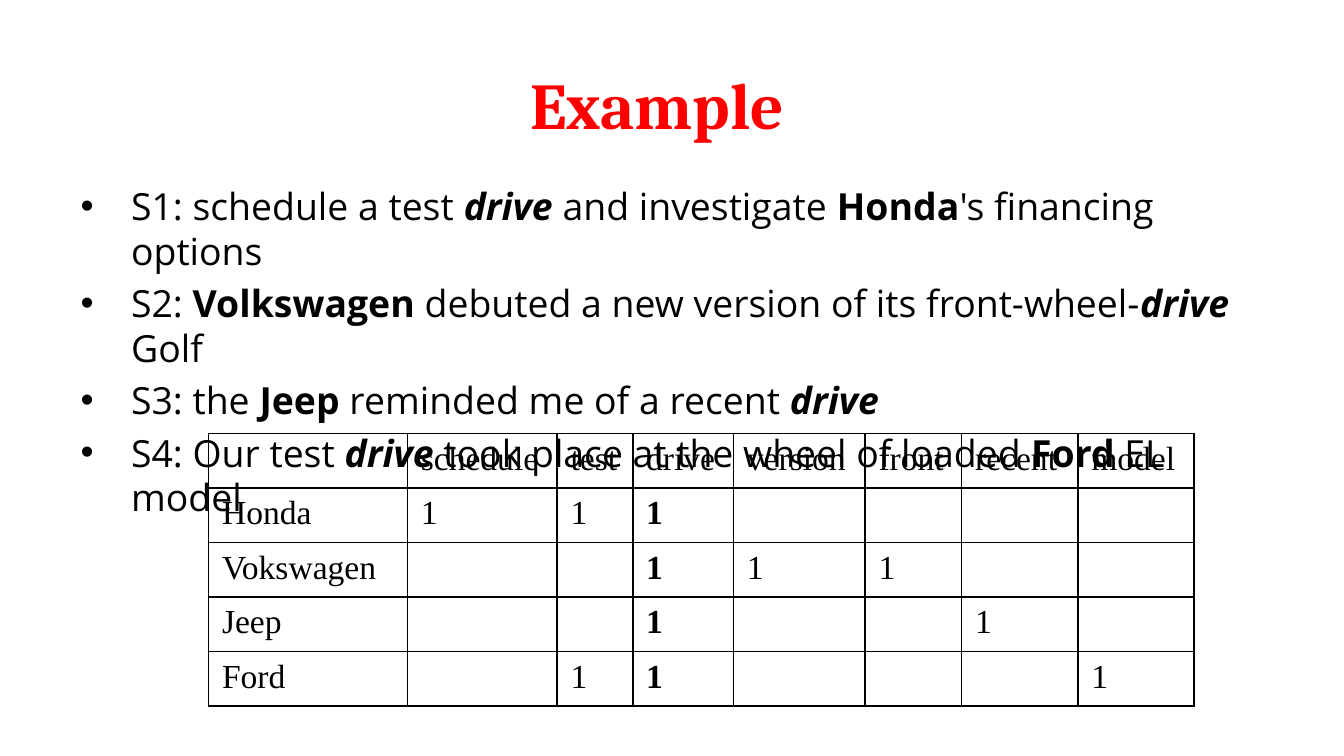
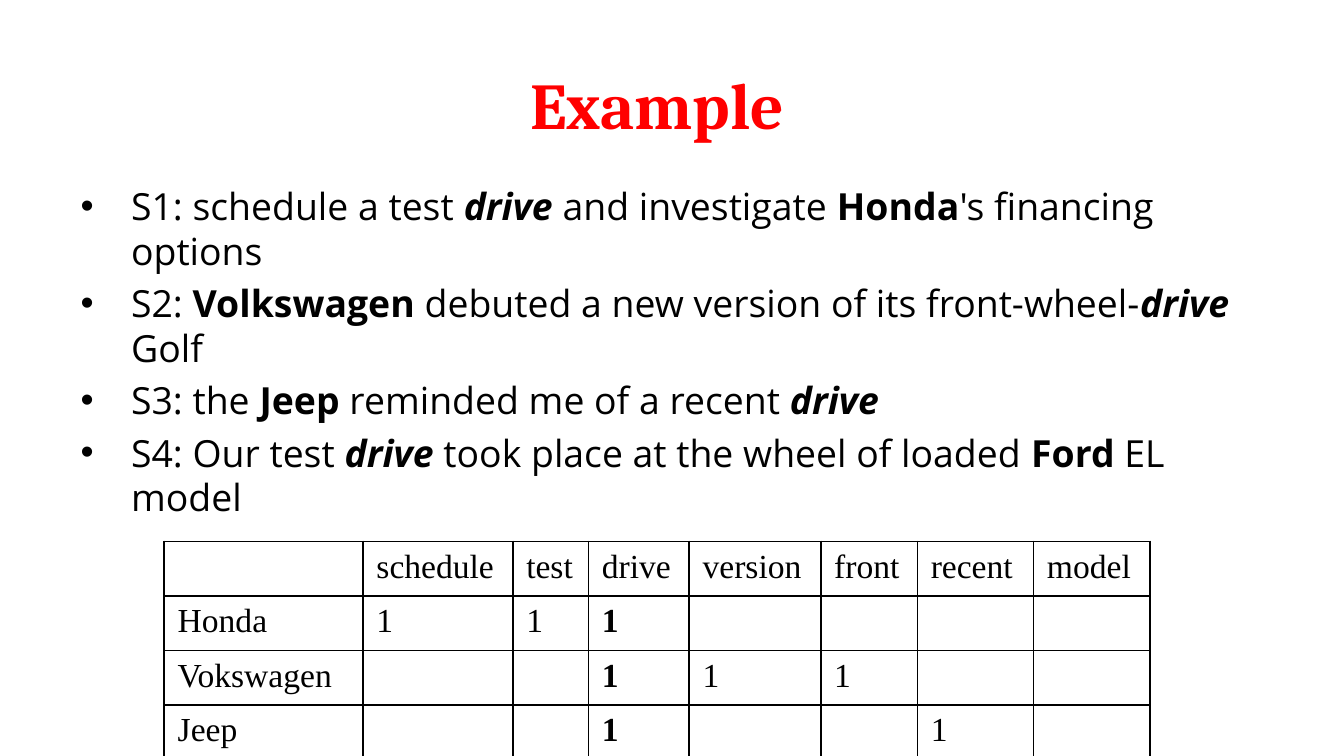
Before and after one commit to fanfeng2015/Natural-Language-Processing, a slide deck: slide 7 of Slides/Lecture 9-8.pptx. Drawn at 1344x756 pixels with LibreOffice and Linux fonts; fonts in the diff are those of the drawing. Boxes give left, top, right and bottom in pixels: in the first picture for what was removed or moved away, otherwise in the second. Text is boxed around its words. In the diff, an @@ line names an element or a change of style, - is before the commit and + after.

```diff
--- a/Slides/Lecture 9-8.pptx
+++ b/Slides/Lecture 9-8.pptx
@@ text "S1: schedule a test drive ..." rewrapped from (131,191,1229,689) to (131,191,1229,512) @@
@@ table: place and size @@
-table at (208,434,1192,707)
+table at (164,542,1148,756)
```
Also in this commit, not shown: 1 other slide changed, 51 other files.
